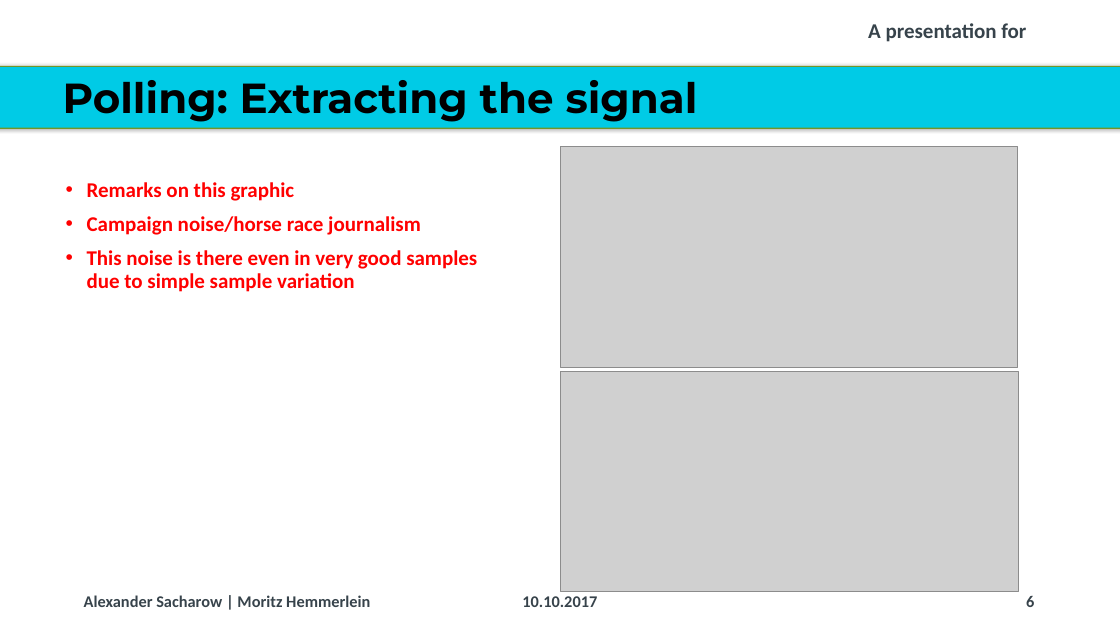
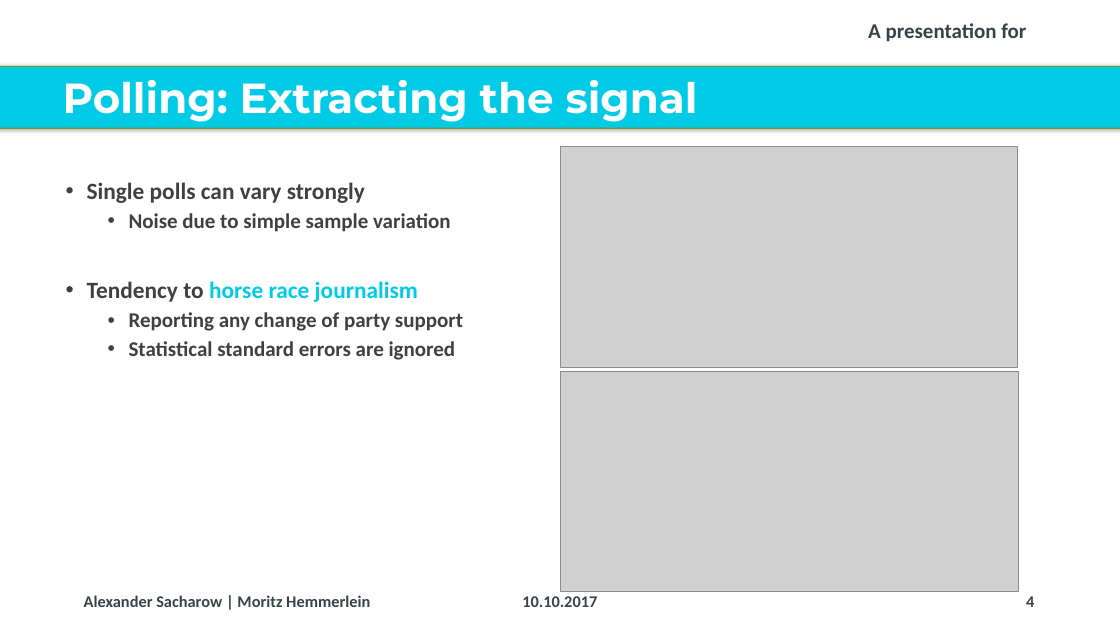
Before and after one commit to Corrod3/ElectionForecasting, a slide deck: slide 4 of Dalia Presentation/20171006_Dalia_Lunchtime Talk_Election Forecasting_v2.pptx (slide 6 before the commit). Drawn at 1120x630 pixels with LibreOffice and Linux fonts; fonts in the diff are those of the drawing; grey boxes stand for pictures; background and template pictures are left out. Boxes give left, top, right and bottom in pixels: in the first picture for what was removed or moved away, otherwise in the second. Text is boxed around its words. In the diff, an @@ line names an element or a change of style, - is before the commit and + after.

```diff
--- a/Dalia Presentation/20171006_Dalia_Lunchtime Talk_Election Forecasting_v2.pptx
+++ b/Dalia Presentation/20171006_Dalia_Lunchtime Talk_Election Forecasting_v2.pptx
@@ title "Polling: Extracting the signal" at <box>63,80,698,122</box>: text colour #000000 to #FFFFFF @@
@@ text at <box>87,182,463,360</box>: text changed; text colour #FF0000 to #404040 @@
-• Remarks on this graphic
-• Campaign noise/horse race journalism
-• This noise is there even in very good samples due to simple sample variation
+• Single polls can vary strongly
+  • Noise due to simple sample variation
+• Tendency to horse race journalism
+  • Reporting any change of party support
+  • Statistical standard errors are ignored
@@ page number at <box>1026,596,1034,607</box>: text changed @@
-6
+4
```
Also in this commit, not shown: 13 other slides changed, 1 slide added, 2 slides removed.
